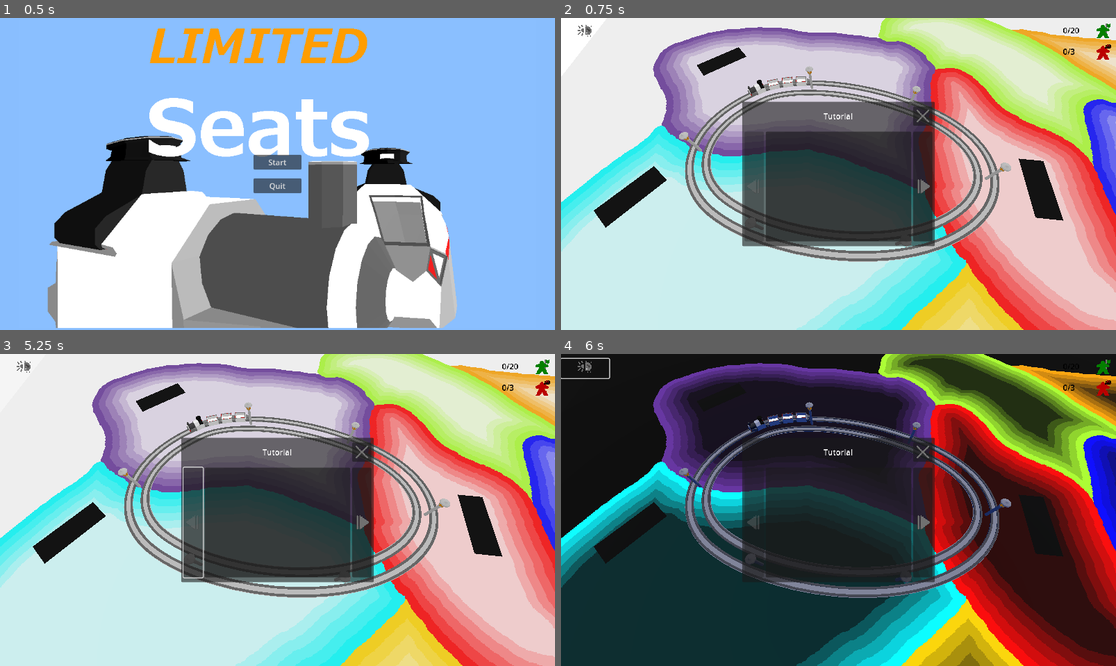
Above: before the commit, frames 1-4 (two rows, left to right).
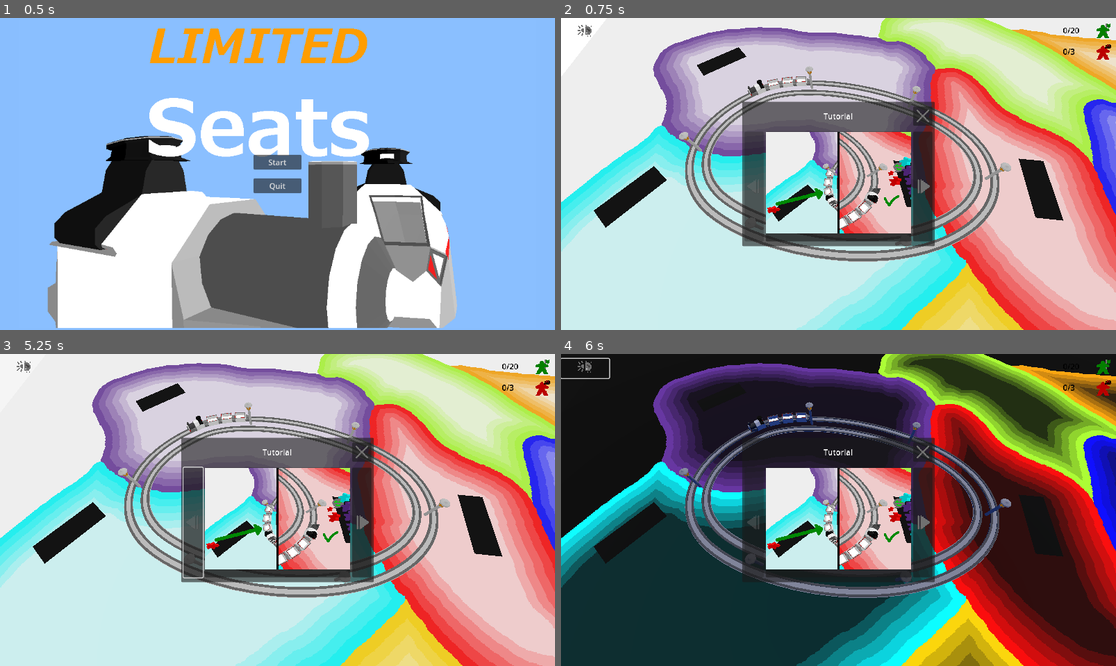
Above: after the commit, the same moments.

Repository: squirrelsoftcompany/LD54
Game: Godot game, scene res://_scenes/menu.tscn
Two runs of this game, one before a commit and one after it. Both use one fixed random seed, a clock stepped at 60 frames per second and the inputs below.
Inputs (mouse positions are in pixels of both pictures, inside the frame that each line leads up to):
- Up to frame 1 (0.5 s): no input
- Up to frame 2 (0.75 s): click "Start" at 0.5 s
- Up to frame 3 (5.25 s): click (360, 522) at 1.25 s; click (360, 522) at 2 s; click (22, 369) at 2.75 s; click (194, 522) at 3.5 s; click (22, 369) at 4.25 s; click (194, 522) at 5 s
- Up to frame 4 (6 s): click (583, 369) at 5.75 s

Frame 1 is identical in both runs. In frame 2, 8.5% of the frame differs, in the area x 36-64%, y 36-70%; in frame 3, 8.5%; in frame 4, 8.2%.

Commit message:
tuto page 0

Diff:
--- a/_scenes/ui/InGameUI.tscn
+++ b/_scenes/ui/InGameUI.tscn
@@ -7,6 +7,7 @@
 [ext_resource type="AudioStream" uid="uid://cqks73xmvndr6" path="res://resources/SoundEffects/bip.mp3" id="3_d80sy"]
 [ext_resource type="Texture2D" uid="uid://dvqxlryjq8y1g" path="res://models/ui_icons.png" id="3_fq77u"]
 [ext_resource type="AudioStream" uid="uid://be2wftvlet4op" path="res://resources/SoundEffects/click.mp3" id="4_6uoe2"]
+[ext_resource type="Texture2D" uid="uid://b5kiasxxpqk6i" path="res://models/Tutorial.png" id="5_q6jq6"]
 
 [sub_resource type="AtlasTexture" id="AtlasTexture_f00s4"]
 atlas = ExtResource("3_fq77u")
@@ -122,7 +123,6 @@
 texture = SubResource("AtlasTexture_wcu5s")
 
 [node name="TutoPanel" type="Panel" parent="." node_paths=PackedStringArray("previousButton", "nextButton", "quitButton", "tutoPage_0", "tutoPage_1", "tutoPage_2", "clickSound")]
-visible = false
 custom_minimum_size = Vector2(400, 300)
 layout_mode = 1
 anchors_preset = 8
@@ -198,8 +198,10 @@
 size_flags_horizontal = 3
 
 [node name="TutoPage0" type="TextureRect" parent="TutoPanel/MarginContainer2/VBoxContainer/HBoxContainer/PanelContainer"]
-visible = false
-layout_mode = 2
+layout_mode = 2
+texture = ExtResource("5_q6jq6")
+expand_mode = 1
+stretch_mode = 4
 
 [node name="TutoPage1" type="TextureRect" parent="TutoPanel/MarginContainer2/VBoxContainer/HBoxContainer/PanelContainer"]
 visible = false
Not shown: 1 places in _scenes/ui/InGameUI.tscn that only renumber resources
Binary file added: models/Tutorial.png
Not shown, added: models/Tutorial.png.import
Binary file added: models/raw/marketing/Tutorial.png
